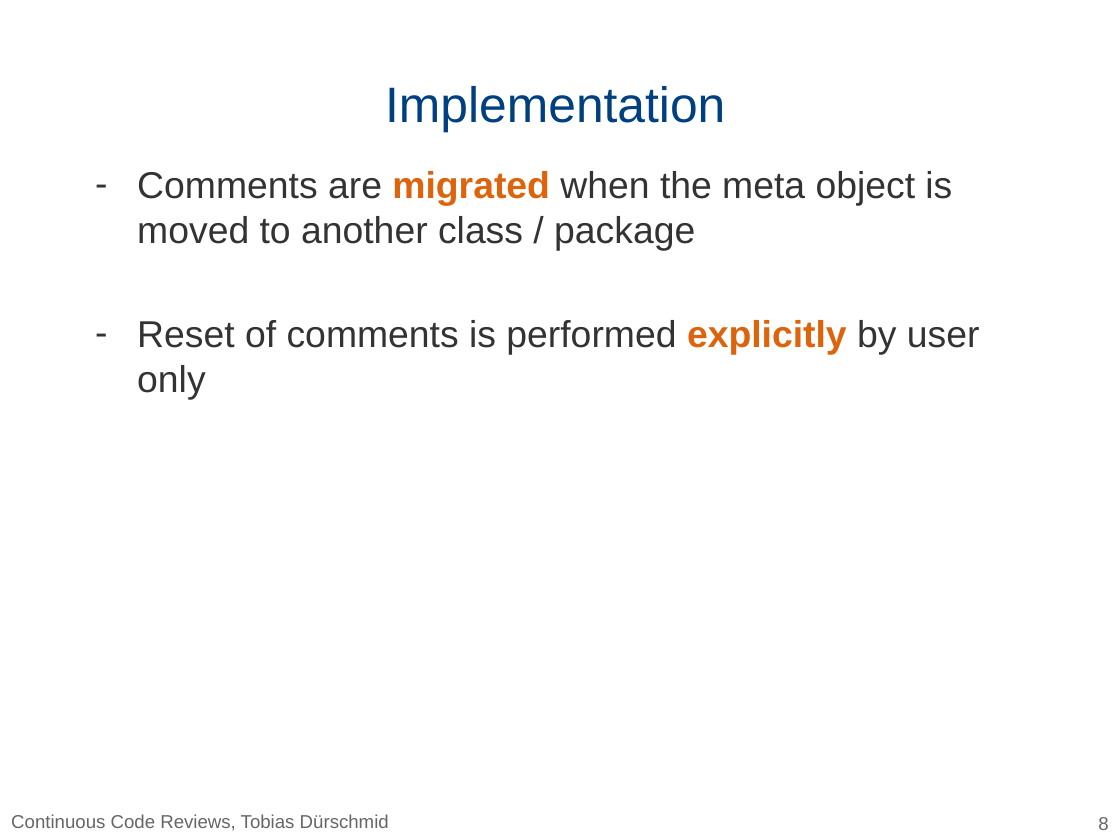
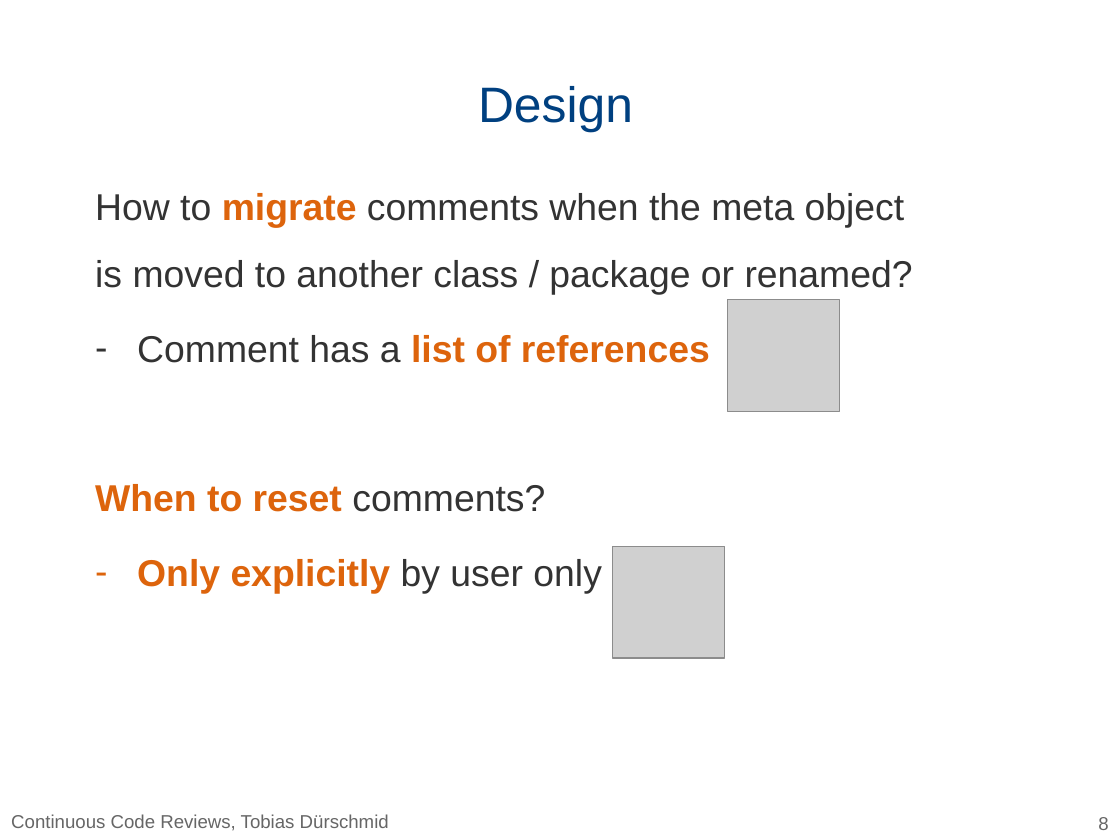
Before and after one commit to HPI-SWA-Lab/CommunityCodeReview, a slide deck: slide 8 of Programming_SRC/talk.pptx. Drawn at 1120x840 pixels with LibreOffice and Linux fonts; fonts in the diff are those of the drawing; grey boxes stand for pictures; background and template pictures are left out. Boxes give left, top, right and bottom in pixels: in the first picture for what was removed or moved away, otherwise in the second. Text is boxed around its words. In the diff, an @@ line names an element or a change of style, - is before the commit and + after.

```diff
--- a/Programming_SRC/talk.pptx
+++ b/Programming_SRC/talk.pptx
@@ title at box(478, 86, 633, 133): text changed @@
-Implementation
+Design
@@ text at box(95, 193, 913, 594): text changed @@
-– Comments are migrated when the meta object is moved to another class / package
-– Reset of comments is performed explicitly by user only
+How to migrate comments when the meta object
+is moved to another class / package or renamed?
+– Comment has a list of references
+When to reset comments?
+– Only explicitly by user only
@@ picture added at box(728, 299, 840, 411) @@
@@ picture added at box(613, 547, 725, 659) @@
```
Also in this commit, not shown: 9 other slides changed.
